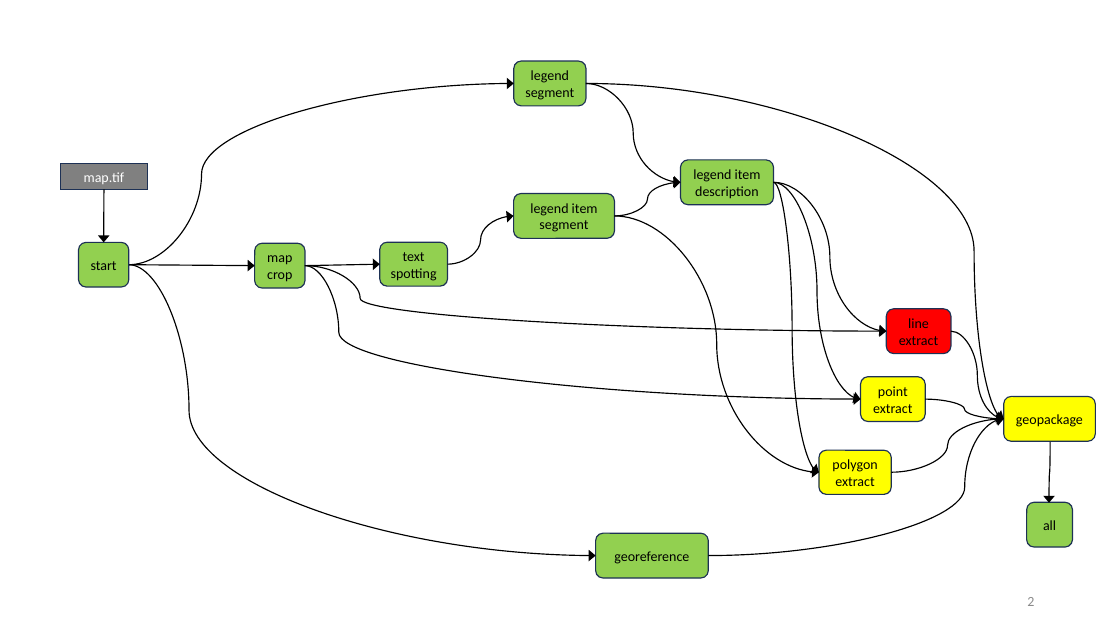
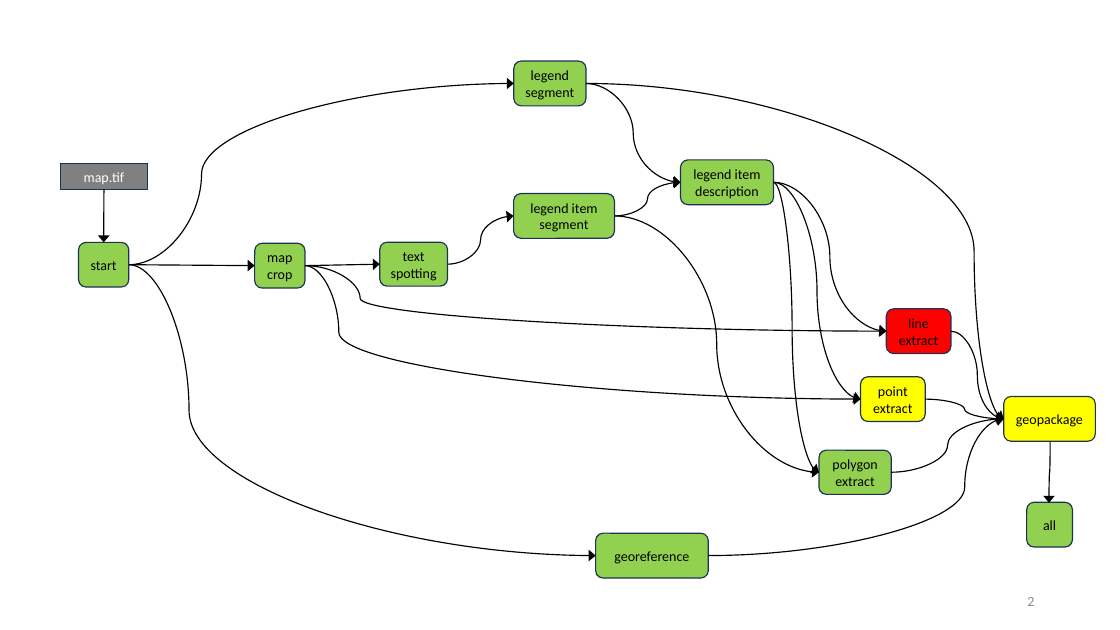
Before and after one commit to DARPA-CRITICALMAAS/ta1_integration, a slide deck: slide 2 of docs/overview.pptx. Drawn at 1120x630 pixels with LibreOffice and Linux fonts; fonts in the diff are those of the drawing. Boxes give left, top, right and bottom in pixels: in the first picture for what was removed or moved away, otherwise in the second. Text is boxed around its words. In the diff, an @@ line names an element or a change of style, - is before the commit and + after.

```diff
--- a/docs/overview.pptx
+++ b/docs/overview.pptx
@@ rounded rectangle "polygon extract" at (819, 450, 891, 495): fill #FFFF00 to #92D050 @@
```
Also in this commit, not shown: 2 other slides changed.
